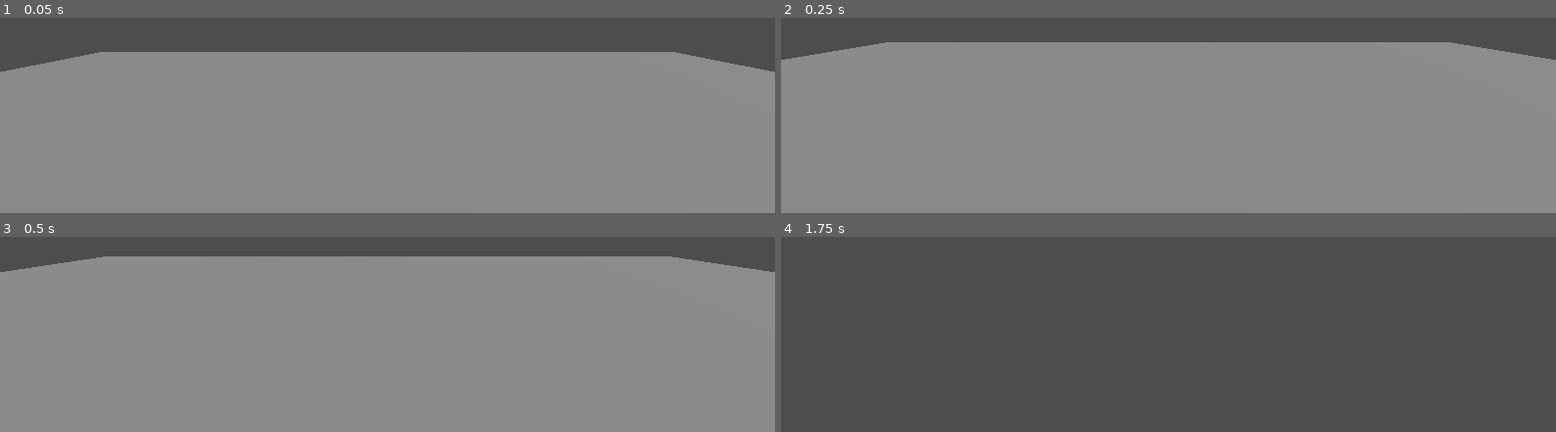
Above: before the commit, frames 1-4 (two rows, left to right).
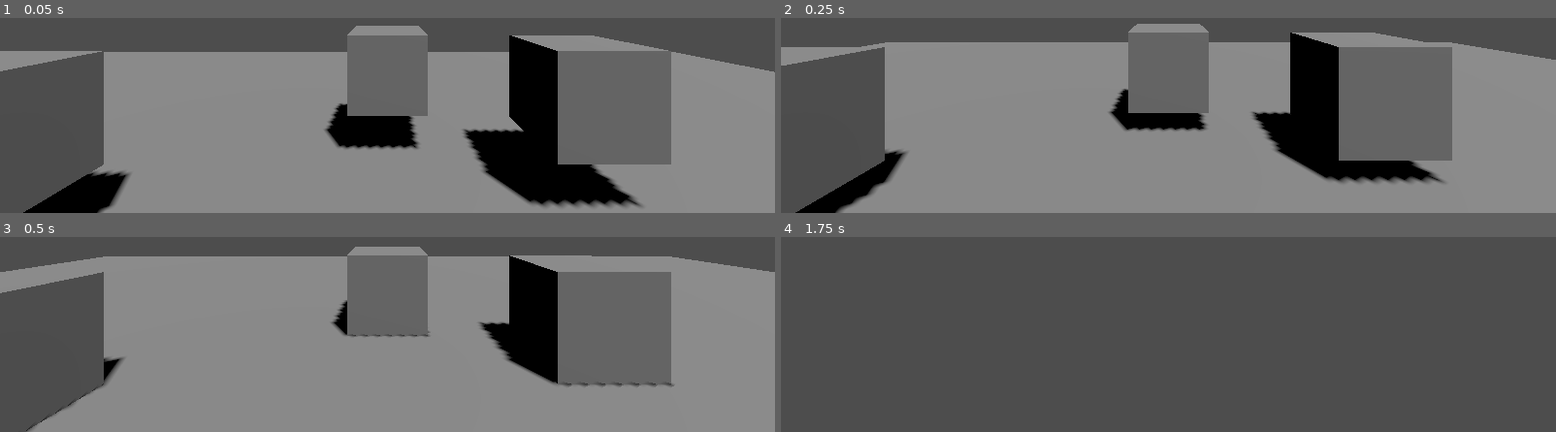
Above: after the commit, the same moments.

Repository: thenamesdyl/godottest
Game: Godot game, scene res://scenes/main_screen.tscn
The game is run twice, just before and just after one commit, with the same random seed, the same clock (stepped at 60 frames per second) and the same inputs. The project has no main scene, so this scene is started directly.
Inputs (mouse positions are in pixels of both pictures, inside the frame that each line leads up to):
- Up to frame 1 (0.05 s): no input
- Up to frame 2 (0.25 s): no input
- Up to frame 3 (0.5 s): no input
- Up to frame 4 (1.75 s): tap Enter (ui_accept) at 0.5, 0.77, 1.52 s; move the mouse to (outside the picture) at 0.52 s; press the mouse at (outside the picture) at 0.53 s; hold W from 0.53 s (still down); right-click (outside the picture) at 0.8 s; move the mouse to (outside the picture) at 1.27 s; release the mouse at (outside the picture) at 1.28 s; right-click (outside the picture) at 1.35 s; click (outside the picture) at 1.55 s

The runs differ from the first frame. In frame 1, 35% of the frame differs, in the area x 0-87%, y 3-100%; in frame 2, 32%; in frame 3, 27%; in frame 4, nothing differs.

Commit message:
gravity_gun

Diff:
--- a/project.godot
+++ b/project.godot
@@ -17,3 +17,17 @@
 [autoload]
 
 Globals="*res://scripts/global/globals.gd"
+
+[input]
+
+grab={
+"deadzone": 0.5,
+"events": [Object(InputEventMouseButton,"resource_local_to_scene":false,"resource_name":"","device":-1,"window_id":0,"alt_pressed":false,"shift_pressed":false,"ctrl_pressed":false,"meta_pressed":false,"button_mask":1,"position":Vector2(0, 0),"global_position":Vector2(0, 0),"factor":1.0,"button_index":1,"pressed":true,"double_click":false,"script":null)
+]
+}
+
+release={
+"deadzone": 0.5,
+"events": [Object(InputEventMouseButton,"resource_local_to_scene":false,"resource_name":"","device":-1,"window_id":0,"alt_pressed":false,"shift_pressed":false,"ctrl_pressed":false,"meta_pressed":false,"button_mask":2,"position":Vector2(0, 0),"global_position":Vector2(0, 0),"factor":1.0,"button_index":2,"pressed":true,"double_click":false,"script":null)
+]
+}
--- a/scenes/main_screen.tscn
+++ b/scenes/main_screen.tscn
@@ -1,11 +1,17 @@
-[gd_scene load_steps=5 format=3 uid="uid://b48l8qa7u2vtd"]
+[gd_scene load_steps=9 format=3 uid="uid://b48l8qa7u2vtd"]
 
 [ext_resource type="Script" uid="uid://b7a1pupari5ia" path="res://scripts/main_screen.gd" id="1_m4n3r"]
 [ext_resource type="Script" uid="uid://bh4vrmovjmwqd" path="res://scripts/player.gd" id="2_player"]
+[ext_resource type="Script" uid="uid://cwc77lrynt8cp" path="res://scripts/gravity_gun.gd" id="3_gravity"]
+[ext_resource type="Script" uid="uid://dasa6nfqumth8" path="res://scripts/grabbable_object.gd" id="4_grabbable"]
 
 [sub_resource type="CapsuleShape3D" id="CapsuleShape3D_8p4vu"]
 
 [sub_resource type="CapsuleMesh" id="CapsuleMesh_kx2yl"]
+
+[sub_resource type="BoxShape3D" id="BoxShape3D_cube"]
+
+[sub_resource type="BoxMesh" id="BoxMesh_cube"]
 
 [node name="MainScreen" type="Node3D"]
 script = ExtResource("1_m4n3r")
@@ -28,6 +34,44 @@
 [node name="Camera3D" type="Camera3D" parent="Player"]
 transform = Transform3D(1, 0, 0, 0, 1, 0, 0, 0, 1, 0, 0.5, 0)
 
+[node name="GravityGun" type="Node3D" parent="Player"]
+script = ExtResource("3_gravity")
+
 [node name="DirectionalLight3D" type="DirectionalLight3D" parent="."]
 transform = Transform3D(0.866025, -0.433013, 0.25, 0, 0.5, 0.866025, -0.5, -0.75, 0.433013, 0, 10, 0)
 shadow_enabled = true
+
+[node name="GrabbableObjects" type="Node3D" parent="."]
+
+[node name="Cube1" type="RigidBody3D" parent="GrabbableObjects"]
+transform = Transform3D(1, 0, 0, 0, 1, 0, 0, 0, 1, 2, 1, -3)
+mass = 2.0
+script = ExtResource("4_grabbable")
+
+[node name="CollisionShape3D" type="CollisionShape3D" parent="GrabbableObjects/Cube1"]
+shape = SubResource("BoxShape3D_cube")
+
+[node name="MeshInstance3D" type="MeshInstance3D" parent="GrabbableObjects/Cube1"]
+mesh = SubResource("BoxMesh_cube")
+
+[node name="Cube2" type="RigidBody3D" parent="GrabbableObjects"]
+transform = Transform3D(1, 0, 0, 0, 1, 0, 0, 0, 1, -3, 1, -2)
+mass = 2.0
+script = ExtResource("4_grabbable")
+
+[node name="CollisionShape3D" type="CollisionShape3D" parent="GrabbableObjects/Cube2"]
+shape = SubResource("BoxShape3D_cube")
+
+[node name="MeshInstance3D" type="MeshInstance3D" parent="GrabbableObjects/Cube2"]
+mesh = SubResource("BoxMesh_cube")
+
+[node name="Cube3" type="RigidBody3D" parent="GrabbableObjects"]
+transform = Transform3D(1, 0, 0, 0, 1, 0, 0, 0, 1, 0, 1, -4)
+mass = 2.0
+script = ExtResource("4_grabbable")
+
+[node name="CollisionShape3D" type="CollisionShape3D" parent="GrabbableObjects/Cube3"]
+shape = SubResource("BoxShape3D_cube")
+
+[node name="MeshInstance3D" type="MeshInstance3D" parent="GrabbableObjects/Cube3"]
+mesh = SubResource("BoxMesh_cube")
--- /dev/null
+++ b/scripts/grabbable_object.gd
@@ -0,0 +1,29 @@
+extends RigidBody3D
+
+var is_grabbed = false
+var grab_force = 20.0
+var target_position = Vector3.ZERO
+var return_force = 15.0
+
+func _physics_process(delta):
+	if is_grabbed:
+		# Calculate direction to target position
+		var direction = target_position - global_position
+		var distance = direction.length()
+		direction = direction.normalized()
+
+		# Apply force to move object towards target
+		if distance > 0.1:
+			linear_velocity = direction * grab_force
+		else:
+			linear_velocity = linear_velocity.lerp(Vector3.ZERO, delta * return_force)
+
+func grab(pos):
+	is_grabbed = true
+	target_position = pos
+	freeze = false
+
+func release(impulse = Vector3.ZERO):
+	is_grabbed = false
+	if impulse != Vector3.ZERO:
+		apply_central_impulse(impulse)
--- /dev/null
+++ b/scripts/gravity_gun.gd
@@ -0,0 +1,53 @@
+extends Node3D
+
+@onready var camera = get_parent().get_node("Camera3D")
+var grab_distance = 5.0
+var throw_force = 20.0
+var max_grab_distance = 10.0
+var current_object: RigidBody3D = null
+
+func _ready():
+	# Add to group for easy access
+	add_to_group("gravity_gun")
+
+func _physics_process(_delta):
+	if current_object:
+		# Update target position in front of camera
+		var target_pos = camera.global_position + (-camera.global_transform.basis.z * grab_distance)
+		current_object.target_position = target_pos
+
+func _input(event):
+	if event.is_action_pressed("grab"): # We'll define this input action later
+		if current_object:
+			release_object(true)
+		else:
+			grab_object()
+	elif event.is_action_pressed("release"): # We'll define this input action later
+		if current_object:
+			release_object(false)
+
+func grab_object():
+	var space_state = get_world_3d().direct_space_state
+	var mouse_position = get_viewport().get_mouse_position()
+
+	var from = camera.global_position
+	var to = from + (-camera.global_transform.basis.z * max_grab_distance)
+
+	var query = PhysicsRayQueryParameters3D.create(from, to)
+	query.collide_with_areas = false
+	query.collide_with_bodies = true
+
+	var result = space_state.intersect_ray(query)
+
+	if result and result.collider is RigidBody3D:
+		current_object = result.collider
+		grab_distance = (result.position - from).length()
+		current_object.grab(from + (-camera.global_transform.basis.z * grab_distance))
+
+func release_object(throw: bool):
+	if current_object:
+		var impulse = Vector3.ZERO
+		if throw:
+			impulse = -camera.global_transform.basis.z * throw_force
+		current_object.release(impulse)
+		current_object = null
Not shown, added: scripts/grabbable_object.gd.uid
Not shown, added: scripts/gravity_gun.gd.uid
